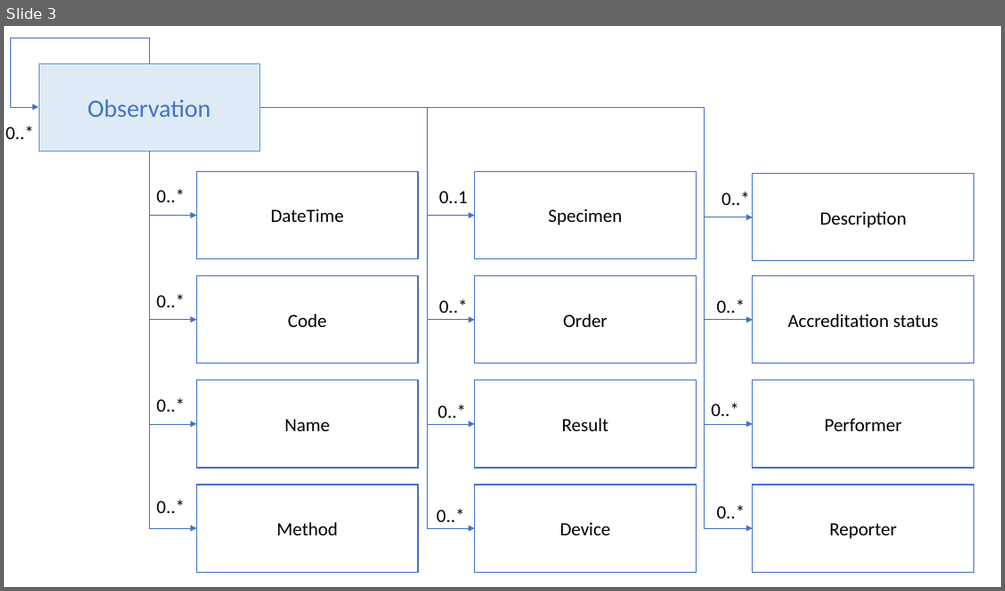
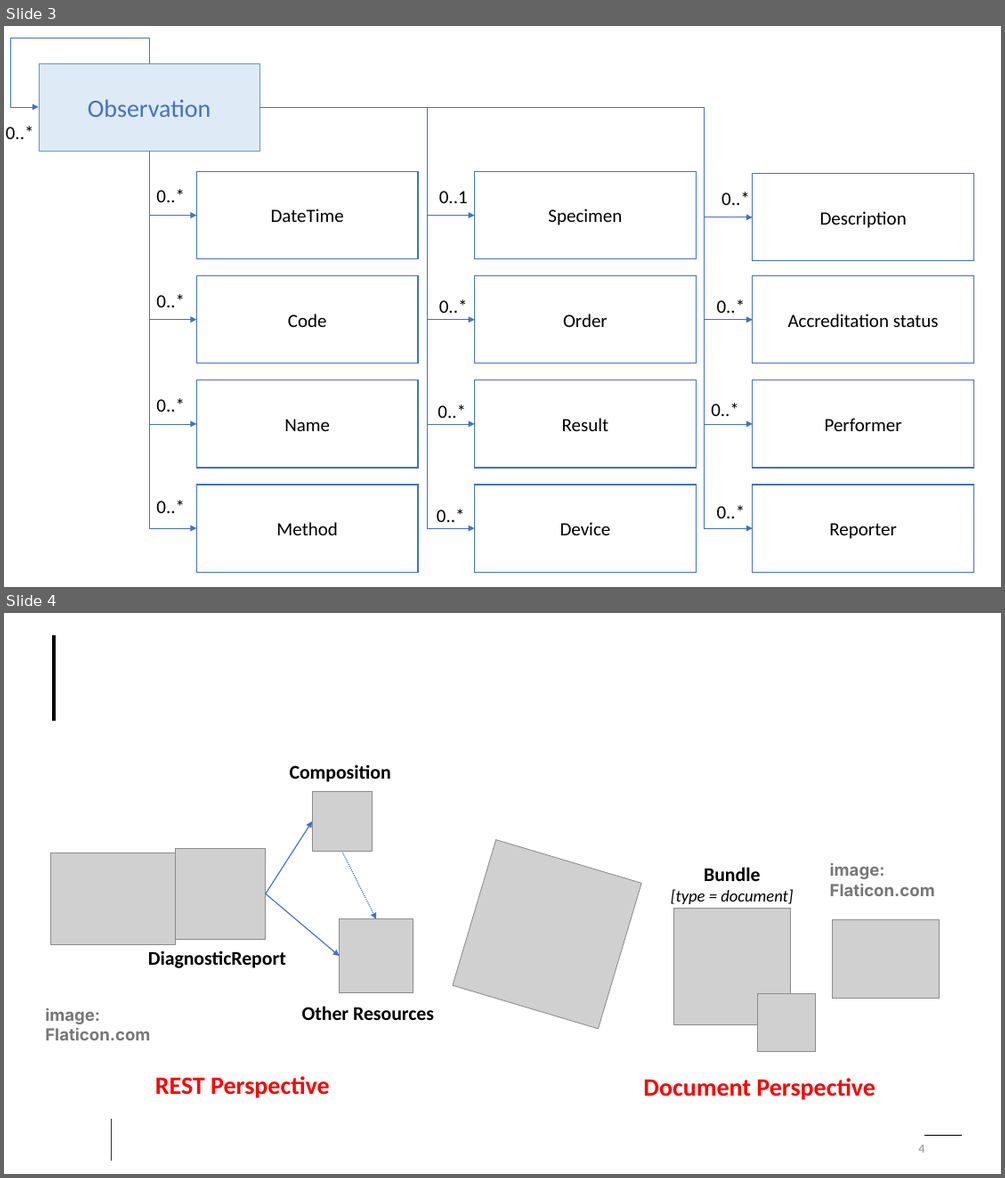
Before and after one commit to hl7-eu/laboratory, a slide deck: input/images-source/LabReportModel.pptx. Shown one above the other, each under a label of ours: slide 3 before the commit, slides 3 and 4 after it. The pictures are 1005x591 and 1005x1178 pixels, drawn with LibreOffice and Linux fonts; fonts in the diff are those of the drawing; grey boxes stand for pictures; background and template pictures are left out. Boxes give left, top, right and bottom in pixels: in the first picture for what was removed or moved away, otherwise in the second. Text is boxed around its words. In the diff, an @@ line names an element or a change of style, - is before the commit and + after.

```diff
--- a/input/images-source/LabReportModel.pptx
+++ b/input/images-source/LabReportModel.pptx
@@ slide 4 added at bbox=[4, 613, 1001, 1174], background #FFFFFF @@
@@ line added from (54, 635) to (54, 721), #000000 3.25 pt @@
@@ text added at bbox=[290, 764, 391, 782], 18.7 pt, text #000000, bold @@
+Composition
@@ picture added at bbox=[312, 792, 372, 852] @@
@@ arrow added from (266, 893) to (312, 821), #4472C4 1 pt @@
@@ picture added at bbox=[50, 852, 176, 944] @@
@@ picture added at bbox=[175, 849, 266, 939] @@
@@ arrow added from (342, 851) to (376, 919), #4472C4 1 pt dashed @@
@@ picture added at bbox=[453, 840, 642, 1029] @@
@@ text added at bbox=[671, 867, 793, 904], 16 pt, text #000000, italic @@
+Bundle
+[type = document]
@@ text added at bbox=[830, 863, 935, 896], 16 pt, text #777777, bold @@
+image: Flaticon.com
@@ arrow added from (266, 893) to (339, 957), #4472C4 1 pt @@
@@ picture added at bbox=[339, 919, 413, 993] @@
@@ picture added at bbox=[674, 908, 791, 1024] @@
@@ picture added at bbox=[832, 920, 938, 998] @@
@@ text added at bbox=[148, 950, 286, 968], 18.7 pt, text #000000, bold @@
+DiagnosticReport
@@ text added at bbox=[45, 1008, 150, 1040], 16 pt, text #777777, bold @@
+image: Flaticon.com
@@ text added at bbox=[302, 1005, 434, 1020], 18.7 pt, text #000000, bold @@
+Other Resources
@@ picture added at bbox=[758, 994, 816, 1051] @@
@@ text added at bbox=[155, 1076, 330, 1098], 24 pt, text #FF0000, bold @@
+REST Perspective
@@ text added at bbox=[643, 1078, 875, 1100], 24 pt, text #FF0000, bold @@
+Document Perspective
@@ line added from (111, 1119) to (111, 1160), #3D3029 0.5 pt @@
@@ page number added at bbox=[918, 1144, 924, 1152], 12 pt, text #8C8C8C @@
+4
@@ line added from (924, 1135) to (962, 1135), #000000 1 pt @@
```
Also in this commit, not shown: 9 other files.
